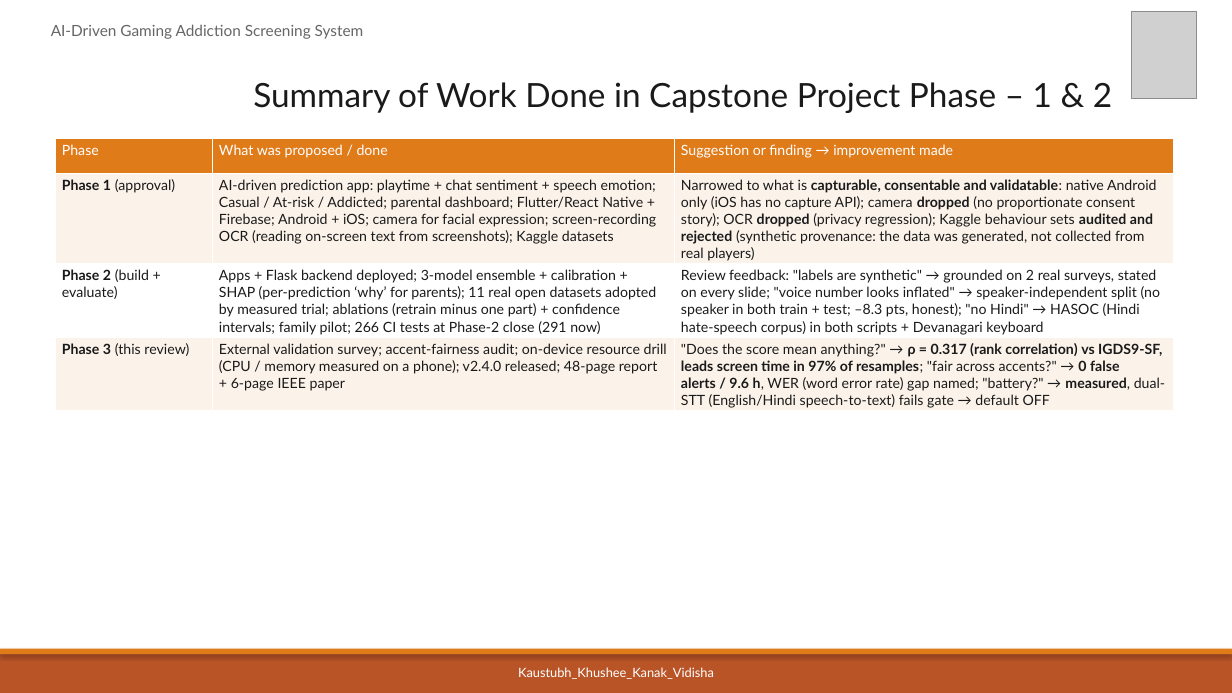
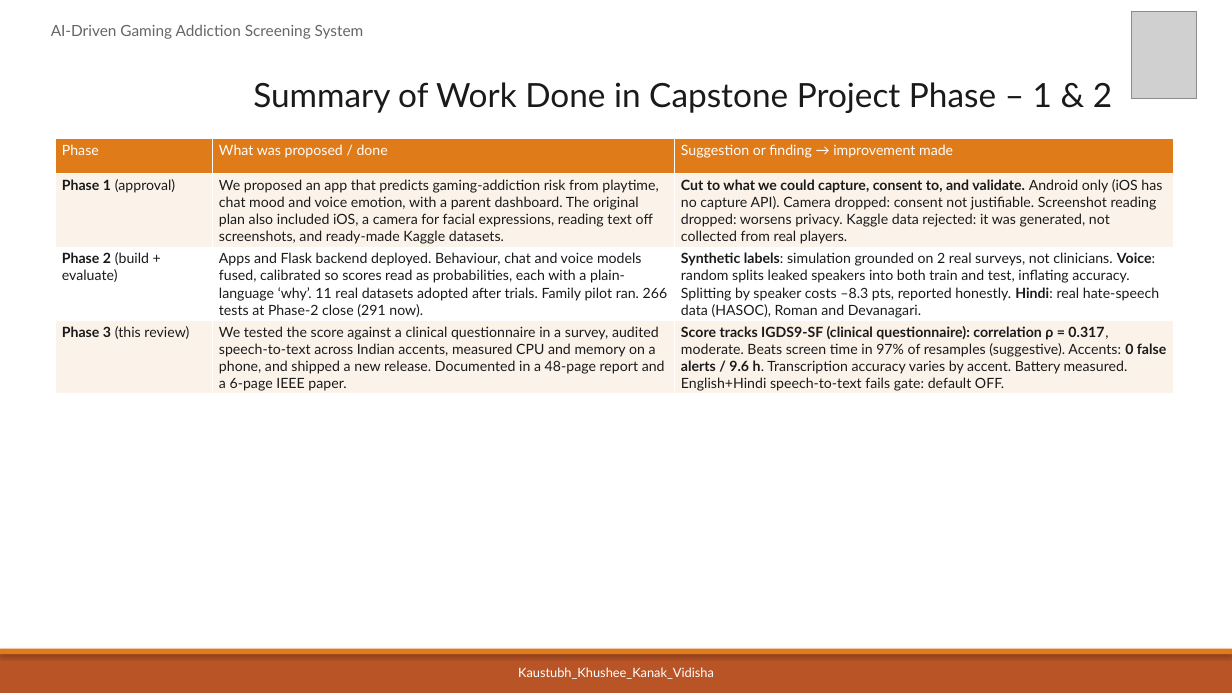
Before and after one commit to kaustubhagarwal21/gaming-addiction-detection-capstone, a slide deck: slide 4 of docs/PES_REVIEW1_DECK.pptx. Drawn at 1232x693 pixels with LibreOffice and Linux fonts; fonts in the diff are those of the drawing; grey boxes stand for pictures. Boxes give left, top, right and bottom in pixels: in the first picture for what was removed or moved away, otherwise in the second. Text is boxed around its words. In the diff, an @@ line names an element or a change of style, - is before the commit and + after.

```diff
--- a/docs/PES_REVIEW1_DECK.pptx
+++ b/docs/PES_REVIEW1_DECK.pptx
@@ table at bbox=[55, 139, 1174, 395] @@
-row 2, column 2: AI-driven prediction app: playtime + chat sentiment + speech emotion; Casual / At-risk / Addicted; parental dashboard; Flutter/React Native + Firebase; Android + iOS; camera for facial expression; screen-recording OCR (reading on-screen text from screenshots); Kaggle datasets
+row 2, column 2: We proposed an app that predicts gaming-addiction risk from playtime, chat mood and voice emotion, with a parent dashboard. The original plan also included iOS, a camera for facial expressions, reading text off screenshots, and ready-made Kaggle datasets.
-row 2, column 3: Narrowed to what is capturable, consentable and validatable: native Android only (iOS has no capture API); camera dropped (no proportionate consent story); OCR dropped (privacy regression); Kaggle behaviour sets audited and rejected (synthetic provenance: the data was generated, not collected from real players)
+row 2, column 3: Cut to what we could capture, consent to, and validate. Android only (iOS has no capture API). Camera dropped: consent not justifiable. Screenshot reading dropped: worsens privacy. Kaggle data rejected: it was generated, not collected from real players.
-row 3, column 2: Apps + Flask backend deployed; 3-model ensemble + calibration + SHAP (per-prediction ‘why’ for parents); 11 real open datasets adopted by measured trial; ablations (retrain minus one part) + confidence intervals; family pilot; 266 CI tests at Phase-2 close (291 now)
+row 3, column 2: Apps and Flask backend deployed. Behaviour, chat and voice models fused, calibrated so scores read as probabilities, each with a plain-language ‘why’. 11 real datasets adopted after trials. Family pilot ran. 266 tests at Phase-2 close (291 now).
@@ row 3, column 3: "Review feedback: "labels are synthetic" → grounded on 2 real surveys, stated on every slide; "voice number looks inflated" → speaker-independent split (no speaker in both train + test; –8.3 pts, honest); "no Hindi" → HASOC (Hindi hate-speech corpus) in both scripts + Devanagari keyboard" to "Synthetic labels: simulation grounded on 2 real surveys, not clinicians. Voice: random splits leaked speakers into both train and test, inflating accuracy. Splitting by speaker costs –8.3 pts, reported honestly. Hindi: real hate-speech data (HASOC), Roman and Devanagari." @@
-row 4, column 2: External validation survey; accent-fairness audit; on-device resource drill (CPU / memory measured on a phone); v2.4.0 released; 48-page report + 6-page IEEE paper
+row 4, column 2: We tested the score against a clinical questionnaire in a survey, audited speech-to-text across Indian accents, measured CPU and memory on a phone, and shipped a new release. Documented in a 48-page report and a 6-page IEEE paper.
@@ row 4, column 3: ""Does the score mean anything?" → ρ = 0.317 (rank correlation) vs IGDS9-SF, leads screen time in 97% of resamples; "fair across accents?" → 0 false alerts / 9.6 h, WER (word error rate) gap named; "battery?" → measured, dual-STT (English/Hindi speech-to-text) fails gate → default OFF" to "Score tracks IGDS9-SF (clinical questionnaire): correlation ρ = 0.317, moderate. Beats screen time in 97% of resamples (suggestive). Accents: 0 false alerts / 9.6 h. Transcription accuracy varies by accent. Battery measured. English+Hindi speech-to-text fails gate: default OFF." @@
```
Also in this commit, not shown: 5 other slides changed, 1 other file.
